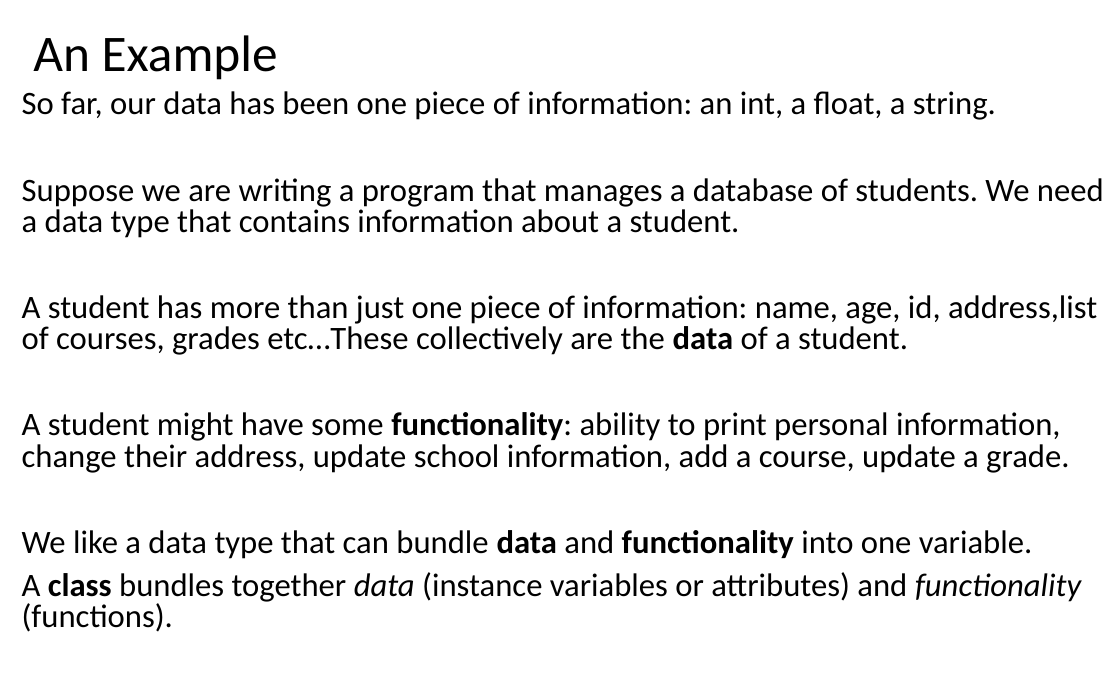
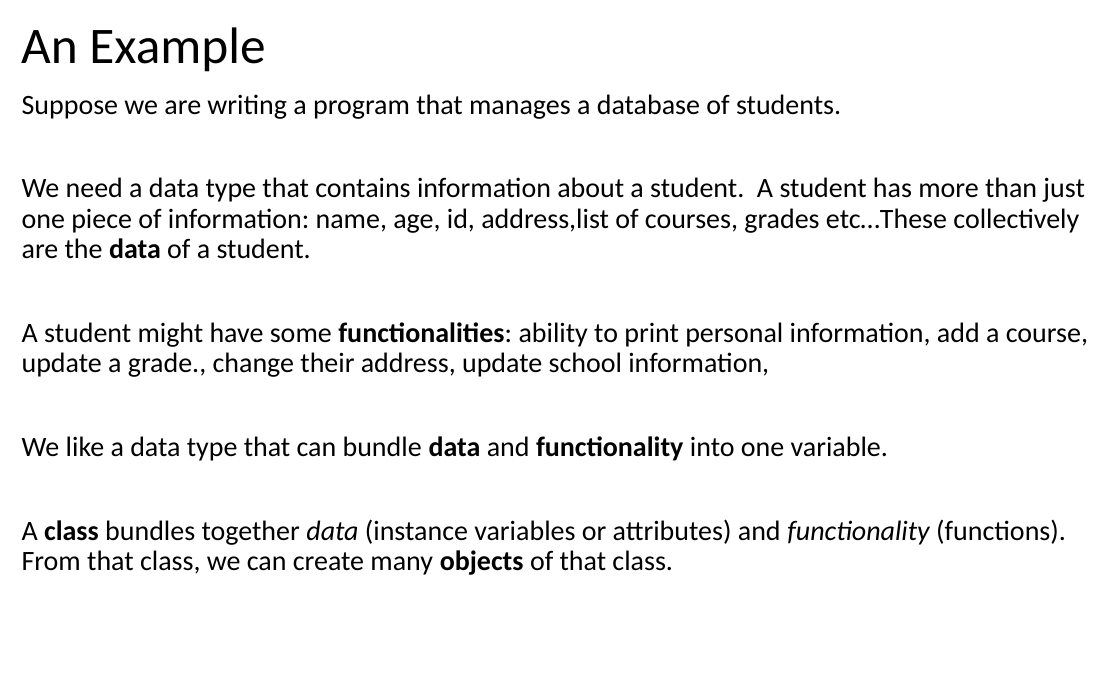
Before and after one commit to LongBaoNguyen/longbaonguyen.github.io, a slide deck: slide 4 of courses/apcsp/lect8.pptx (slide 3 before the commit). Drawn at 1120x700 pixels with LibreOffice and Linux fonts; fonts in the diff are those of the drawing. Boxes give left, top, right and bottom in pixels: in the first picture for what was removed or moved away, otherwise in the second. Text is boxed around its words. In the diff, an @@ line names an element or a change of style, - is before the commit and + after.

```diff
--- a/courses/apcsp/lect8.pptx
+++ b/courses/apcsp/lect8.pptx
@@ title "An Example": place and size @@
-title "An Example" at <box>33,35,278,80</box>
+title "An Example" at <box>21,27,265,72</box>
@@ text at <box>22,94,1088,377</box>: text changed; size 21 to 18 pt @@
-So far, our data has been one piece of information: an int, a float, a string.
-Suppose we are writing a program that manages a database of students. We need a data type that contains information about a student.
-A student has more than just one piece of information: name, age, id, address,list of courses, grades etc…These collectively are the data of a student.
-A student might have some functionality: ability to print personal information, change their address, update school information, add a course, update a grade.
+Suppose we are writing a program that manages a database of students.
+We need a data type that contains information about a student. A student has more than just one piece of information: name, age, id, address,list of courses, grades etc…These collectively are the data of a student.
+A student might have some functionalities: ability to print personal information, add a course, update a grade., change their address, update school information,
@@ text at <box>22,436,888,461</box>: size 21 to 18 pt in "We like a data type that can ..."; line spacing 0.8 to 0.9 @@
@@ text at <box>22,519,1066,575</box>: text changed; size 21 to 18 pt @@
-A class bundles together data (instance variables or attributes) and functionality (functions).
+A class bundles together data (instance variables or attributes) and functionality (functions). From that class, we can create many objects of that class.
```
Also in this commit, not shown: 1 other slide changed, 1 slide added, 1 other file.
